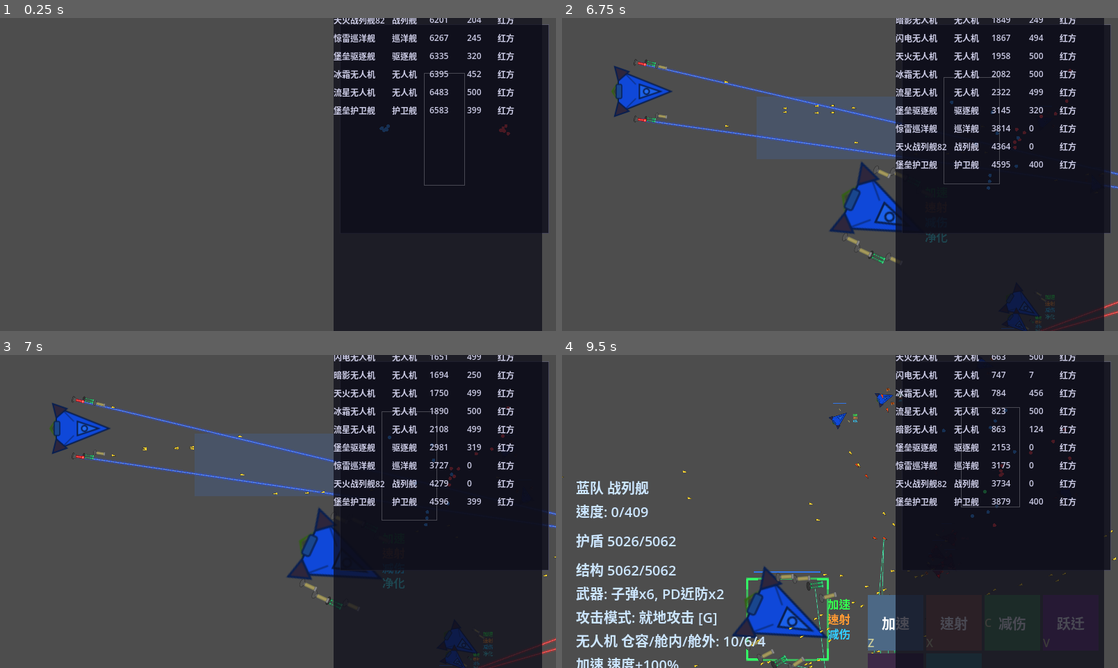
Above: before the commit, frames 1-4 (two rows, left to right).
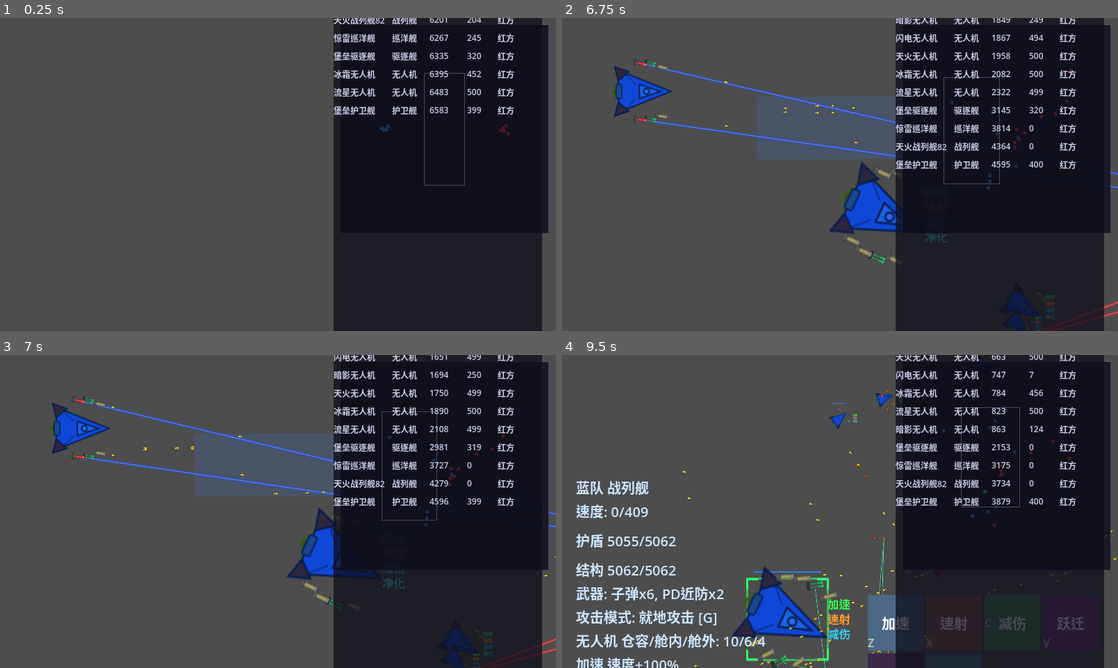
Above: after the commit, the same moments.

Repository: ZhanXuzhao/SpaceRTS
Game: Godot game, scene res://scenes/main.tscn
Two runs of this game, one before a commit and one after it. Both use one fixed random seed, a clock stepped at 60 frames per second and the inputs below.
Inputs (mouse positions are in pixels of both pictures, inside the frame that each line leads up to):
- Up to frame 1 (0.25 s): no input
- Up to frame 2 (6.75 s): tap Enter at 0.5 s; move the mouse to (962, 158) at 0.52 s; hold W 0.53-1.25 s; tap Z at 0.6, 3.6 s; click (962, 158) at 0.67 s; tap X at 0.8, 3.8 s; drag from (728, 190) to (634, 93) at 1.27 s; move the mouse to (895, 105) at 2.02 s; hold W 2.03-2.75 s; tap C at 2.1, 5.1 s; tap N at 2.3, 5.3 s; drag from (812, 237) to (645, 89) at 2.77 s; move the mouse to (1006, 221) at 3.52 s; hold A 3.53-4.25 s; drag from (673, 127) to (806, 180) at 4.27 s; move the mouse to (867, 174) at 5.02 s; hold A 5.03-5.75 s; click (867, 174) at 5.17 s; drag from (756, 96) to (951, 158) at 5.77 s; move the mouse to (962, 158) at 6.52 s; hold W from 6.53 s (still down); tap R at 6.6 s
- Up to frame 3 (7 s): keep holding W; tap X at 6.8 s
- Up to frame 4 (9.5 s): release W at 7.25 s; drag from (728, 527) to (1095, 442) at 7.27 s; move the mouse to (895, 442) at 8.02 s; hold A 8.03-8.75 s; tap H at 8.1 s; tap N at 8.3 s; drag from (812, 574) to (1117, 636) at 8.77 s

Frames 1-3 are identical in both runs. In frame 4, less than 0.1% of the frame differs, in the area x 11-47%, y 58-70%.

Commit message:
将技能参数提取到 Game Config，减伤效果改为 90%
- game_config.gd: 新增 SKILL_CD、SKILL_DURATION、SKILL_SPEED_MULT、
  SKILL_ATTACK_SPEED_MULT、SKILL_DAMAGE_TAKEN_MULT(0.1=减伤90%)、
  SKILL_JUMP_MAX_DIST、SKILL_SLOW_RANGE、SKILL_SLOW_COOLDOWN、
  SKILL_SLOW_DEBUFF_FACTOR、SKILL_SLOW_DEBUFF_DURATION、
  SKILL_PURIFY_COOLDOWN、SKILL_PURIFY_IMMUNITY_DURATION
- unit.gd: 移除硬编码技能常量，全部引用 CFG.xxx
- main.gd / unit_combat.gd: Unit.SKILL_xxx 改为 CFG.SKILL_xxx

Diff:
--- a/scripts/game_config.gd
+++ b/scripts/game_config.gd
@@ -63,8 +63,31 @@
 const DRONE_ORBIT_RADIUS := 500.0
 
 # ===== 技能 =====
-const SKILL_SLOW_FACTOR := 0.5
-const SKILL_SLOW_DURATION := 10.0
+# 通用
+const SKILL_CD := 2.0
+const SKILL_DURATION := 10.0
+
+# 加速
+const SKILL_SPEED_MULT := 2.0
+
+# 速射
+const SKILL_ATTACK_SPEED_MULT := 2.0
+
+# 减伤（0.1 = 减伤90%，承受10%伤害）
+const SKILL_DAMAGE_TAKEN_MULT := 0.1
+
+# 跃迁
+const SKILL_JUMP_MAX_DIST := 3000.0
+
+# 减速（自身光环）
+const SKILL_SLOW_RANGE := 1000.0
+const SKILL_SLOW_COOLDOWN := 5.0
+const SKILL_SLOW_DEBUFF_FACTOR := 0.5
+const SKILL_SLOW_DEBUFF_DURATION := 5.0
+
+# 净化
+const SKILL_PURIFY_COOLDOWN := 5.0
+const SKILL_PURIFY_IMMUNITY_DURATION := 5.0
 
 # ===== 相机 =====
 const SCROLL_SPEED := 1000.0
--- a/scripts/main.gd
+++ b/scripts/main.gd
@@ -490,7 +490,7 @@
 		for u in _skill_targeting_units:
 			if is_instance_valid(u) and u.hull > 0:
 				var d = u.global_position.distance_to(target.global_position)
-				if d <= Unit.SKILL_SLOW_RANGE and u._skill_cooldowns[4] <= 0:
+				if d <= CFG.SKILL_SLOW_RANGE and u._skill_cooldowns[4] <= 0:
 					in_range = true
 					u.apply_slow_to_target(target)
 
@@ -559,7 +559,7 @@
 		for u in _skill_targeting_units:
 			if is_instance_valid(u) and u.hull > 0:
 				var d = u.global_position.distance_to(target.global_position)
-				if d <= Unit.SKILL_SLOW_RANGE and u._skill_cooldowns[4] <= 0:
+				if d <= CFG.SKILL_SLOW_RANGE and u._skill_cooldowns[4] <= 0:
 					in_range = true
 					u.apply_slow_to_target(target)
 
@@ -730,8 +730,8 @@
 		# 跃迁：在每个选中单位周围画 2000 范围圈
 		for u in _skill_targeting_units:
 			if is_instance_valid(u) and u.hull > 0:
-				draw_circle(u.global_position, Unit.SKILL_JUMP_MAX_DIST, jump_fill, true)
-				draw_circle(u.global_position, Unit.SKILL_JUMP_MAX_DIST, jump_stroke, false, 2.0)
+				draw_circle(u.global_position, CFG.SKILL_JUMP_MAX_DIST, jump_fill, true)
+				draw_circle(u.global_position, CFG.SKILL_JUMP_MAX_DIST, jump_stroke, false, 2.0)
 		var world_mouse = _screen_to_world(get_viewport().get_mouse_position())
 		draw_circle(world_mouse, 8.0, jump_stroke, false, 2.0)
 		# 鼠标位置到选中中心的方向指示
@@ -750,8 +750,8 @@
 		# 减速：绘制每个选中单位的 1000 施法范围
 		for u in _skill_targeting_units:
 			if is_instance_valid(u) and u.hull > 0:
-				draw_circle(u.global_position, Unit.SKILL_SLOW_RANGE, slow_fill, true)
-				draw_circle(u.global_position, Unit.SKILL_SLOW_RANGE, slow_stroke, false, 2.0)
+				draw_circle(u.global_position, CFG.SKILL_SLOW_RANGE, slow_fill, true)
+				draw_circle(u.global_position, CFG.SKILL_SLOW_RANGE, slow_stroke, false, 2.0)
 		var world_mouse = _screen_to_world(get_viewport().get_mouse_position())
 		draw_circle(world_mouse, 6.0, slow_stroke, false, 2.0)
 
--- a/scripts/unit.gd
+++ b/scripts/unit.gd
@@ -40,10 +40,6 @@
 var _skill_timers: Array[float] = [0.0, 0.0, 0.0, 0.0, 0.0, 0.0]
 ## 净化免疫倒计时
 var _debuff_immunity_timer: float = 0.0
-const SKILL_CD: float = 2.0
-const SKILL_DURATION: float = 10.0
-const SKILL_SLOW_RANGE: float = 1000.0
-const SKILL_JUMP_MAX_DIST: float = 2000.0
 
 # ----- 激光脉冲（攻击3s / 冷却2s，无人机~战列舰攻击时长+0~40%）-----
 var _laser_cycle_timer: float = 0.0  # 初始立即攻击
@@ -463,14 +459,14 @@
 
 	match index:
 		0:
-			_speed_mult = 2.0
-			_skill_timers[0] = SKILL_DURATION
+			_speed_mult = CFG.SKILL_SPEED_MULT
+			_skill_timers[0] = CFG.SKILL_DURATION
 		1:
-			_attack_speed_mult = 2.0
-			_skill_timers[1] = SKILL_DURATION
+			_attack_speed_mult = CFG.SKILL_ATTACK_SPEED_MULT
+			_skill_timers[1] = CFG.SKILL_DURATION
 		2:
-			_damage_taken_mult = 0.5
-			_skill_timers[2] = SKILL_DURATION
+			_damage_taken_mult = CFG.SKILL_DAMAGE_TAKEN_MULT
+			_skill_timers[2] = CFG.SKILL_DURATION
 		3:
 			# 跃迁：手动释放，用 jump_to_position
 			pass
@@ -481,19 +477,19 @@
 			# 净化：清除所有 debuff，获得免疫
 			_slow_debuffs.clear()
 			_slow_mult = 1.0
-			_debuff_immunity_timer = 5.0
-
-	_skill_cooldowns[index] = SKILL_CD if index != 5 else 5.0
+			_debuff_immunity_timer = CFG.SKILL_PURIFY_IMMUNITY_DURATION
+
+	_skill_cooldowns[index] = CFG.SKILL_CD if index != 5 else CFG.SKILL_PURIFY_COOLDOWN
 
 
 ## 跃迁：向目标位置瞬移，最多 max_dist 像素
-func jump_to_position(target_pos: Vector2, max_dist: float = SKILL_JUMP_MAX_DIST) -> void:
+func jump_to_position(target_pos: Vector2, max_dist: float = CFG.SKILL_JUMP_MAX_DIST) -> void:
 	if _skill_cooldowns[3] > 0.0:
 		return
 	var dir = (target_pos - global_position).normalized()
 	var dist = min(global_position.distance_to(target_pos), max_dist)
 	global_position += dir * dist
-	_skill_cooldowns[3] = SKILL_CD
+	_skill_cooldowns[3] = CFG.SKILL_CD
 
 
 ## 减速：对目标施加 50% 减速 debuff
@@ -505,10 +501,10 @@
 	if _skill_cooldowns[4] > 0.0:
 		return
 	var dist = global_position.distance_to(target.global_position)
-	if dist > SKILL_SLOW_RANGE:
-		return
-	target.take_slow_debuff(0.5, 5.0)
-	_skill_cooldowns[4] = 5.0
+	if dist > CFG.SKILL_SLOW_RANGE:
+		return
+	target.take_slow_debuff(CFG.SKILL_SLOW_DEBUFF_FACTOR, CFG.SKILL_SLOW_DEBUFF_DURATION)
+	_skill_cooldowns[4] = CFG.SKILL_SLOW_COOLDOWN
 
 
 ## 被施加减速 debuff（叠加：每次新加一层，免疫期间忽略）
@@ -536,7 +532,8 @@
 	if _skill_timers[1] > 0:
 		result.append({"name": "速射", "desc": "攻速+100%", "color": Color(1.0, 0.6, 0.2)})
 	if _skill_timers[2] > 0:
-		result.append({"name": "减伤", "desc": "受伤-50%", "color": Color(0.2, 0.8, 1.0)})
+		var dmg_pct = int((1.0 - CFG.SKILL_DAMAGE_TAKEN_MULT) * 100.0)
+		result.append({"name": "减伤", "desc": "受伤-%d%%" % dmg_pct, "color": Color(0.2, 0.8, 1.0)})
 	if _debuff_immunity_timer > 0:
 		result.append({"name": "净化", "desc": "免疫debuff", "color": Color(0.3, 0.9, 0.9)})
 	if _slow_debuffs.size() > 0:
--- a/scripts/unit_combat.gd
+++ b/scripts/unit_combat.gd
@@ -153,7 +153,7 @@
 	# 自动释放减速（技能 4）：有目标且自动模式开启且在射程内
 	if unit._skill_auto[4] and is_instance_valid(unit._current_target) and unit._current_target.hull > 0 and unit._current_target.team != unit.team:
 		var slow_dist = unit.global_position.distance_to(unit._current_target.global_position)
-		if slow_dist <= unit.SKILL_SLOW_RANGE and unit._skill_cooldowns[4] <= 0:
+		if slow_dist <= CFG.SKILL_SLOW_RANGE and unit._skill_cooldowns[4] <= 0:
 			unit.apply_slow_to_target(unit._current_target)
 	unit._laser_cycle_timer -= delta
 	var laser_on = unit._laser_cycle_timer > 0
